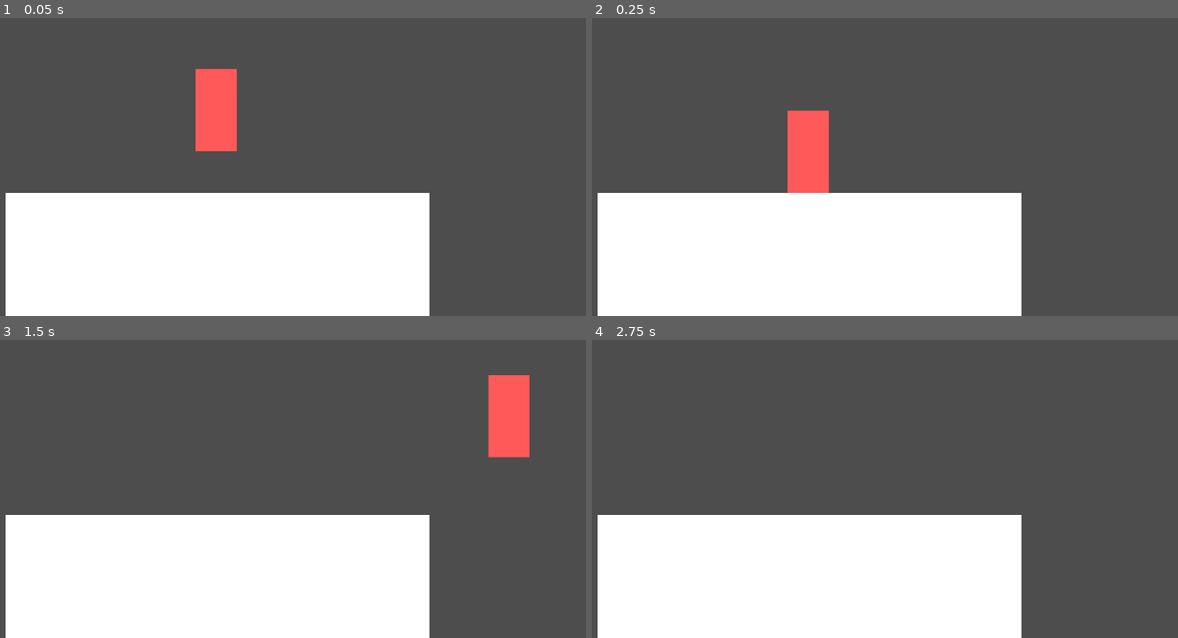
Above: before the commit, frames 1-4 (two rows, left to right).
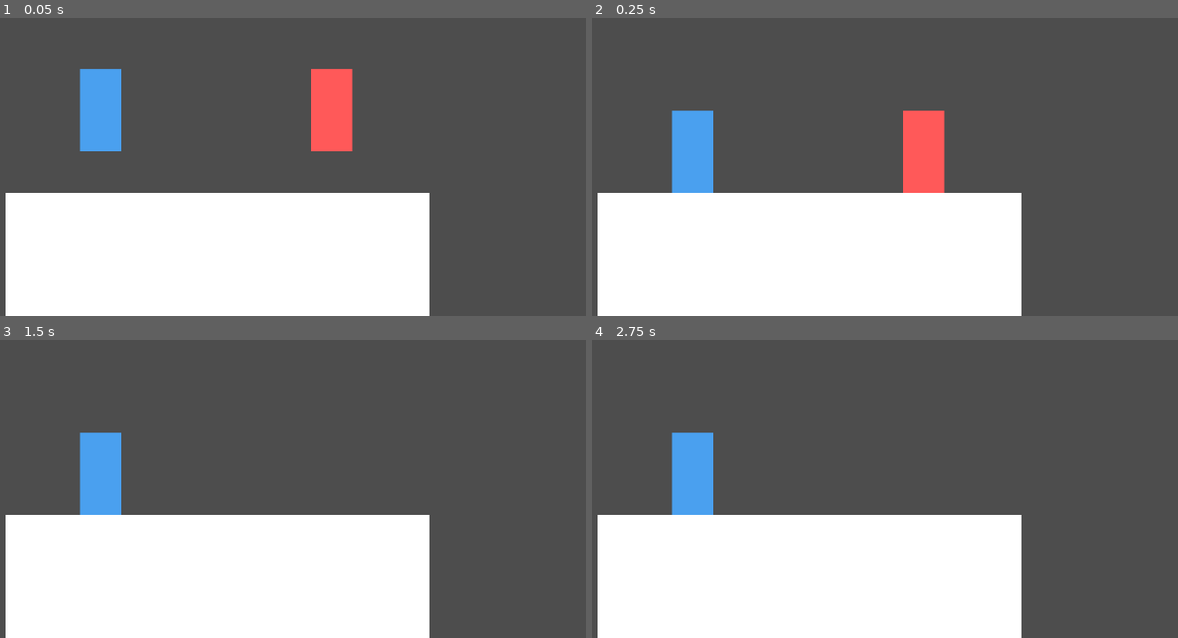
Above: after the commit, the same moments.

Repository: ekerot68-beep/Super-Smash-INDA
Game: Godot game, scene res://scenes/game.tscn
The game is run twice, just before and just after one commit, with the same random seed, the same clock (stepped at 60 frames per second) and the same inputs.
Inputs:
- Up to frame 1 (0.05 s): no input
- Up to frame 2 (0.25 s): no input
- Up to frame 3 (1.5 s): tap Enter (ui_accept) at 0.5, 0.77, 0.8, 1.07, 1.35 s; hold Right (ui_right) from 0.53 s (still down); tap Space at 0.6 s
- Up to frame 4 (2.75 s): tap Enter (ui_accept) at 1.52, 1.82, 2.3 s; tap Space at 1.55, 2.1 s; release Right (ui_right) at 2.03 s; hold Left (ui_left) from 2.03 s (still down)

The runs differ from the first frame. In frame 1, 5.9% of the frame differs, in the area x 13-61%, y 17-45%; in frame 2, 5.9%; in frame 3, 3.9%; in frame 4, 2.0%.

Commit message:
Added 2nd player

Diff:
--- a/scenes/game.tscn
+++ b/scenes/game.tscn
@@ -12,3 +12,12 @@
 zoom = Vector2(4, 4)
 
 [node name="Player" parent="." unique_id=147218439 instance=ExtResource("2_yqjtg")]
+position = Vector2(45, 0)
+jump_key = 4194320
+
+[node name="Player2" parent="." unique_id=1250068751 instance=ExtResource("2_yqjtg")]
+position = Vector2(-45, 0)
+left_key = 65
+right_key = 68
+jump_key = 87
+player_color = Color(0.28839856, 0.6254761, 0.9371392, 1)
--- a/scripts/player.gd
+++ b/scripts/player.gd
@@ -1,7 +1,21 @@
 extends CharacterBody2D
+
+# Per-player controls and color — set these in the Inspector for each Player instance.
+@export var left_key: Key = KEY_LEFT
+@export var right_key: Key = KEY_RIGHT
+@export var jump_key: Key = KEY_SPACE
+@export var player_color: Color = Color(1, 0.35, 0.35, 1)
 
 const SPEED := 120.0
 const JUMP_VELOCITY := -250.0
+
+var _was_jump_held := false
+
+
+func _ready() -> void:
+	# Tint this player's visible rectangle with its assigned color.
+	if has_node("ColorRect"):
+		($ColorRect as ColorRect).color = player_color
 
 
 func _physics_process(delta: float) -> void:
@@ -9,12 +23,22 @@
 	if not is_on_floor():
 		velocity += get_gravity() * delta
 
-	# Jump
-	if Input.is_action_just_pressed("ui_accept") and is_on_floor():
+	# Detect "just pressed" for the jump key without relying on Input Map actions
+	# (so each player instance can have its own jump key configured in the Inspector).
+	var jump_held: bool = Input.is_physical_key_pressed(jump_key)
+	var jump_just_pressed: bool = jump_held and not _was_jump_held
+	_was_jump_held = jump_held
+
+	if jump_just_pressed and is_on_floor():
 		velocity.y = JUMP_VELOCITY
 
 	# Horizontal movement
-	var direction := Input.get_axis("ui_left", "ui_right")
+	var direction := 0.0
+	if Input.is_physical_key_pressed(left_key):
+		direction -= 1.0
+	if Input.is_physical_key_pressed(right_key):
+		direction += 1.0
+
 	if direction != 0.0:
 		velocity.x = direction * SPEED
 	else:
